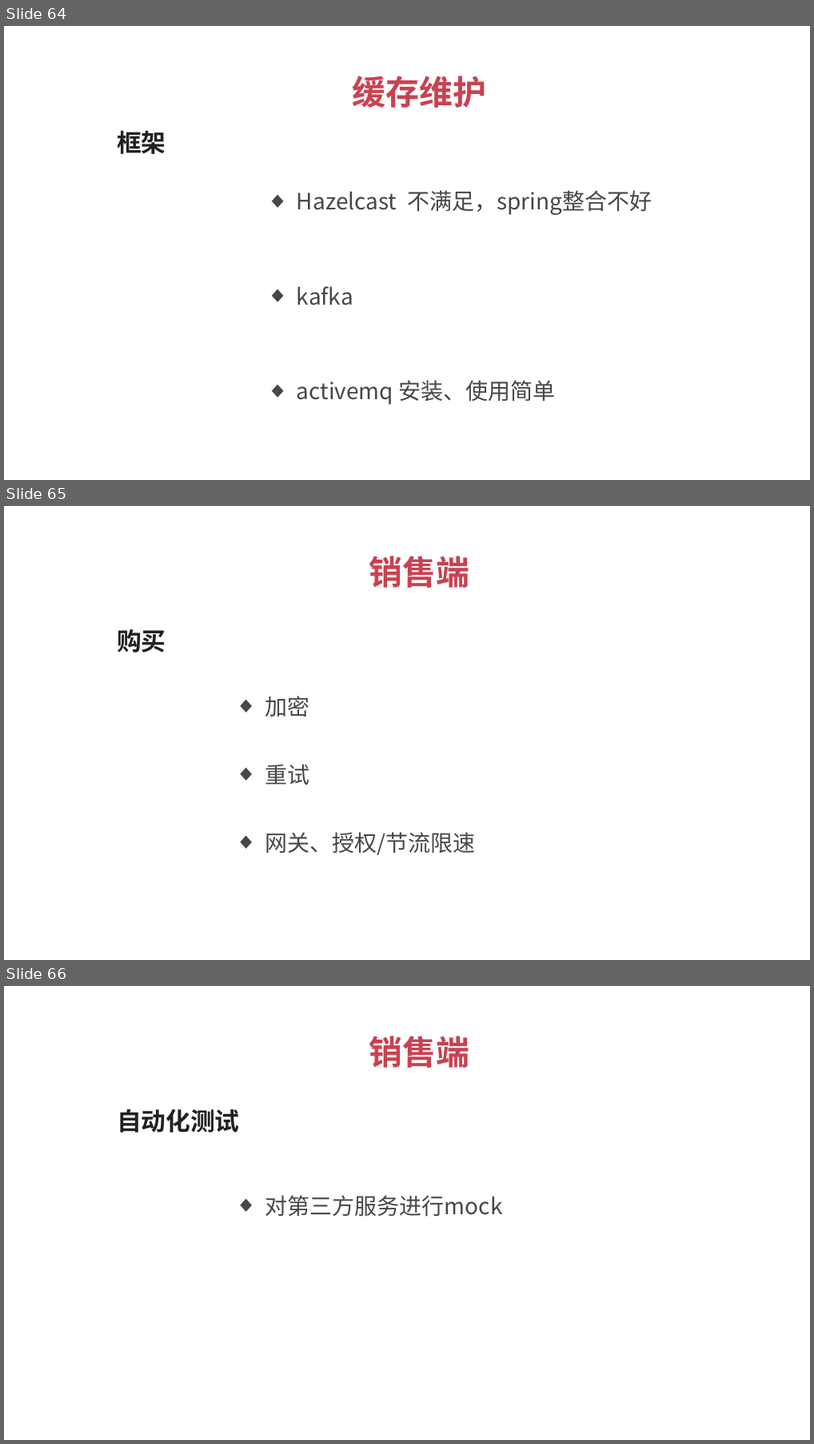
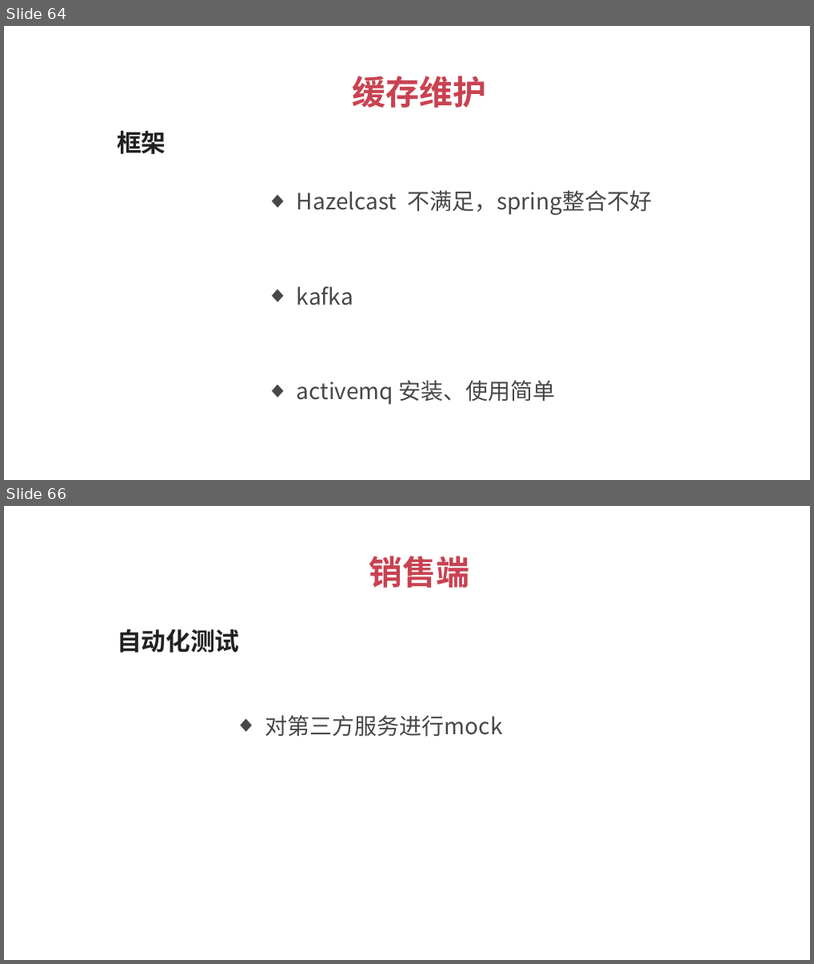
Before and after one commit to 1329555958/financial, a slide deck: 理财平台.pptx. Shown one above the other, each under a label of ours: slides 64, 65 and 66 before the commit, slides 64 and 66 after it; the slides between them are not shown. The pictures are 814x1444 and 814x964 pixels, drawn with LibreOffice and Linux fonts; fonts in the diff are those of the drawing. Boxes give left, top, right and bottom in pixels: in the first picture for what was removed or moved away, otherwise in the second. Text is boxed around its words. In the diff, an @@ line names an element or a change of style, - is before the commit and + after.

```diff
--- a/理财平台.pptx
+++ b/理财平台.pptx
@@ slide 65 removed at bbox=[4, 506, 810, 960], background #FFFFFF @@
@@ text removed at bbox=[370, 556, 470, 588] @@
-销售端
@@ text removed at bbox=[117, 629, 166, 652] @@
-购买
@@ text removed at bbox=[265, 696, 310, 716] @@
-  ◆ 加密
@@ text removed at bbox=[265, 764, 310, 784] @@
-  ◆ 重试
@@ text removed at bbox=[265, 832, 475, 855] @@
-  ◆ 网关、授权/节流限速
```
Also in this commit, not shown: 1 slide added, 8 other files.
